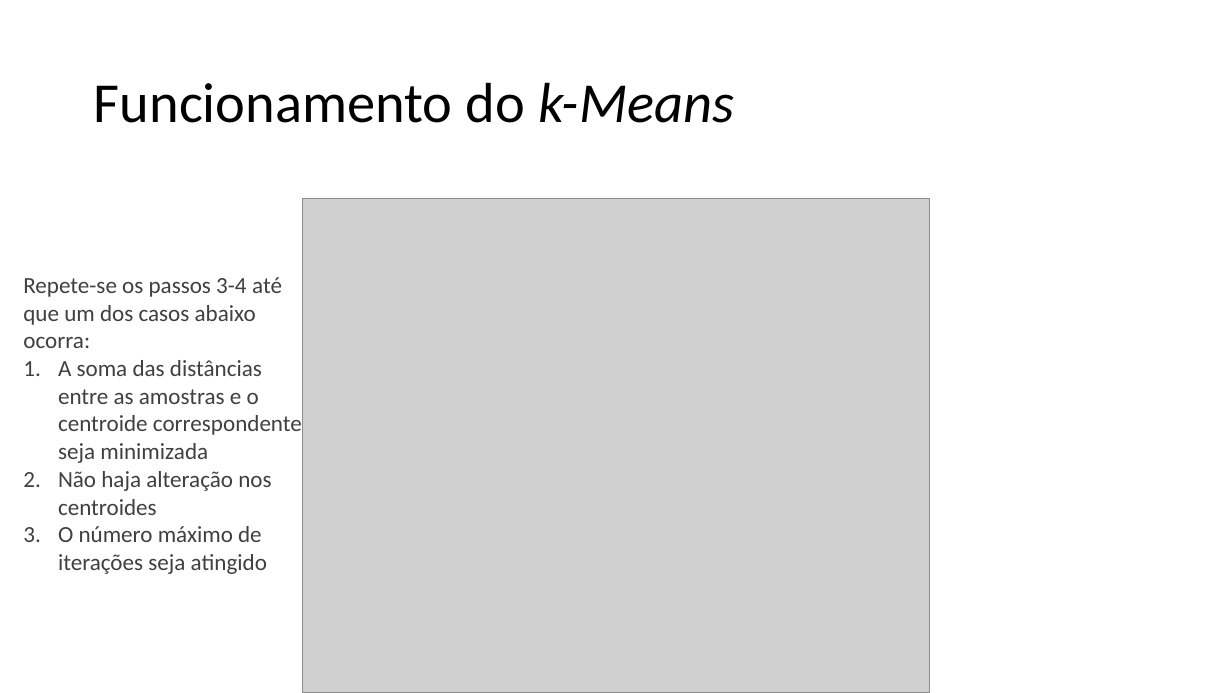
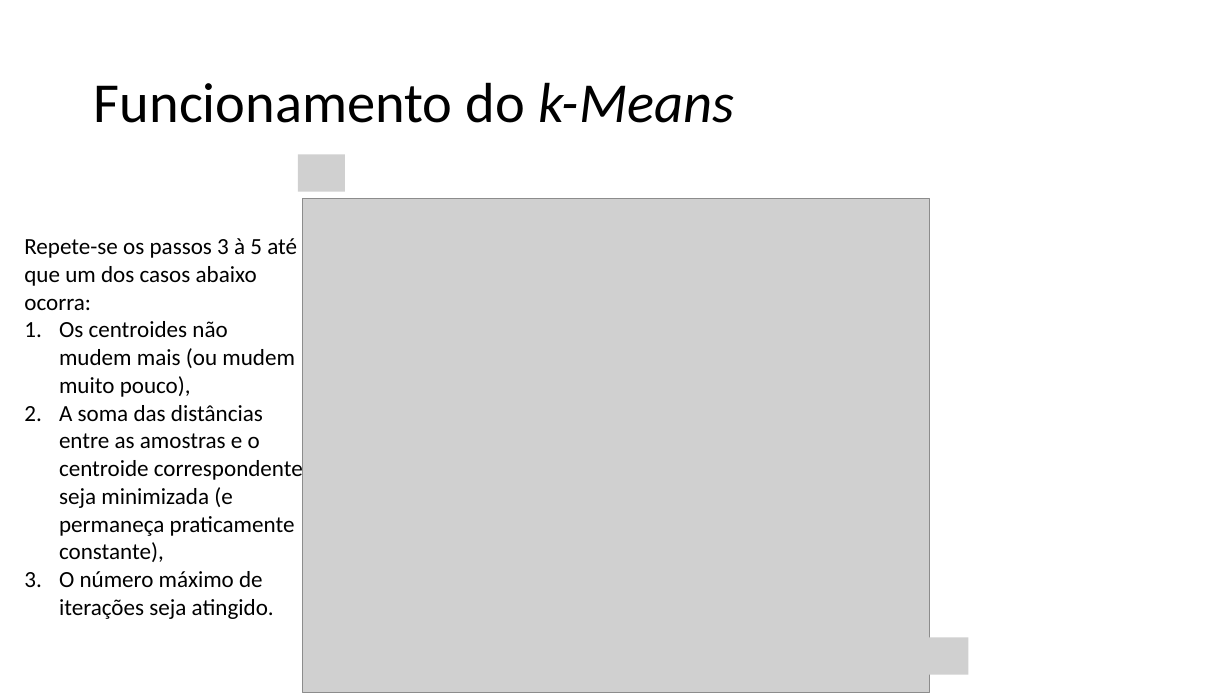
Before and after one commit to zz4fap/c24_inteligencia_artificial, a slide deck: slide 27 of slides/C24_kMeans.pptx (slide 26 before the commit). Drawn at 1232x693 pixels with LibreOffice and Linux fonts; fonts in the diff are those of the drawing; grey boxes stand for pictures. Boxes give left, top, right and bottom in pixels: in the first picture for what was removed or moved away, otherwise in the second. Text is boxed around its words. In the diff, an @@ line names an element or a change of style, - is before the commit and + after.

```diff
--- a/slides/C24_kMeans.pptx
+++ b/slides/C24_kMeans.pptx
@@ picture added at bbox=[298, 154, 345, 191] @@
@@ text at bbox=[24, 238, 303, 619]: text changed; text colour #404040 to #000000 @@
-Repete-se os passos 3-4 até que um dos casos abaixo ocorra:
-1. A soma das distâncias entre as amostras e o centroide correspondente seja minimizada
-2. Não haja alteração nos centroides
-3. O número máximo de iterações seja atingido
+Repete-se os passos 3 à 5 até que um dos casos abaixo ocorra:
+1. Os centroides não mudem mais (ou mudem muito pouco),
+2. A soma das distâncias entre as amostras e o centroide correspondente seja minimizada (e permaneça praticamente constante),
+3. O número máximo de iterações seja atingido.
@@ picture added at bbox=[922, 638, 969, 675] @@
```
Also in this commit, not shown: 11 other slides changed, 5 slides added, 3 other files.
